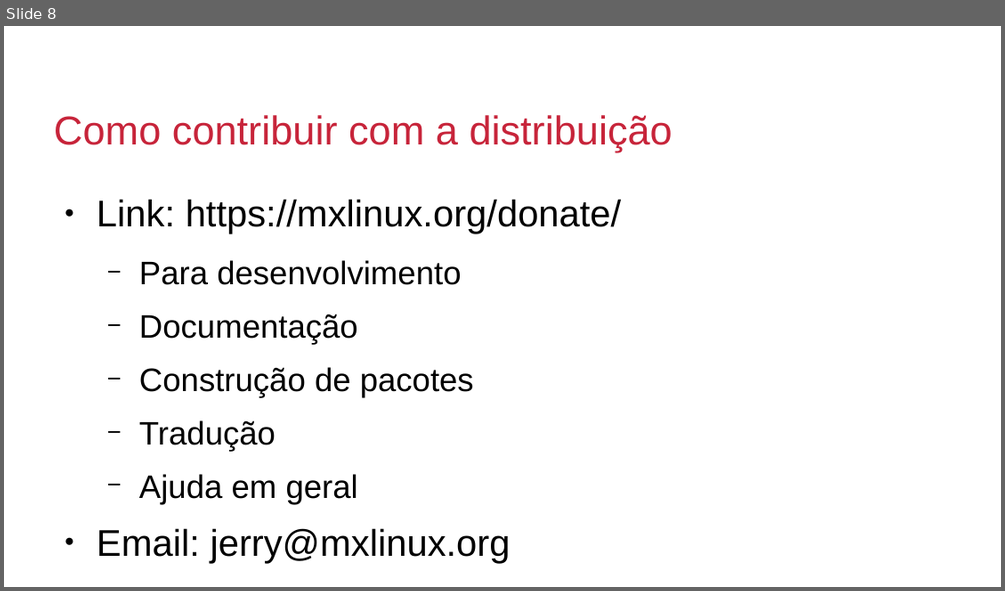
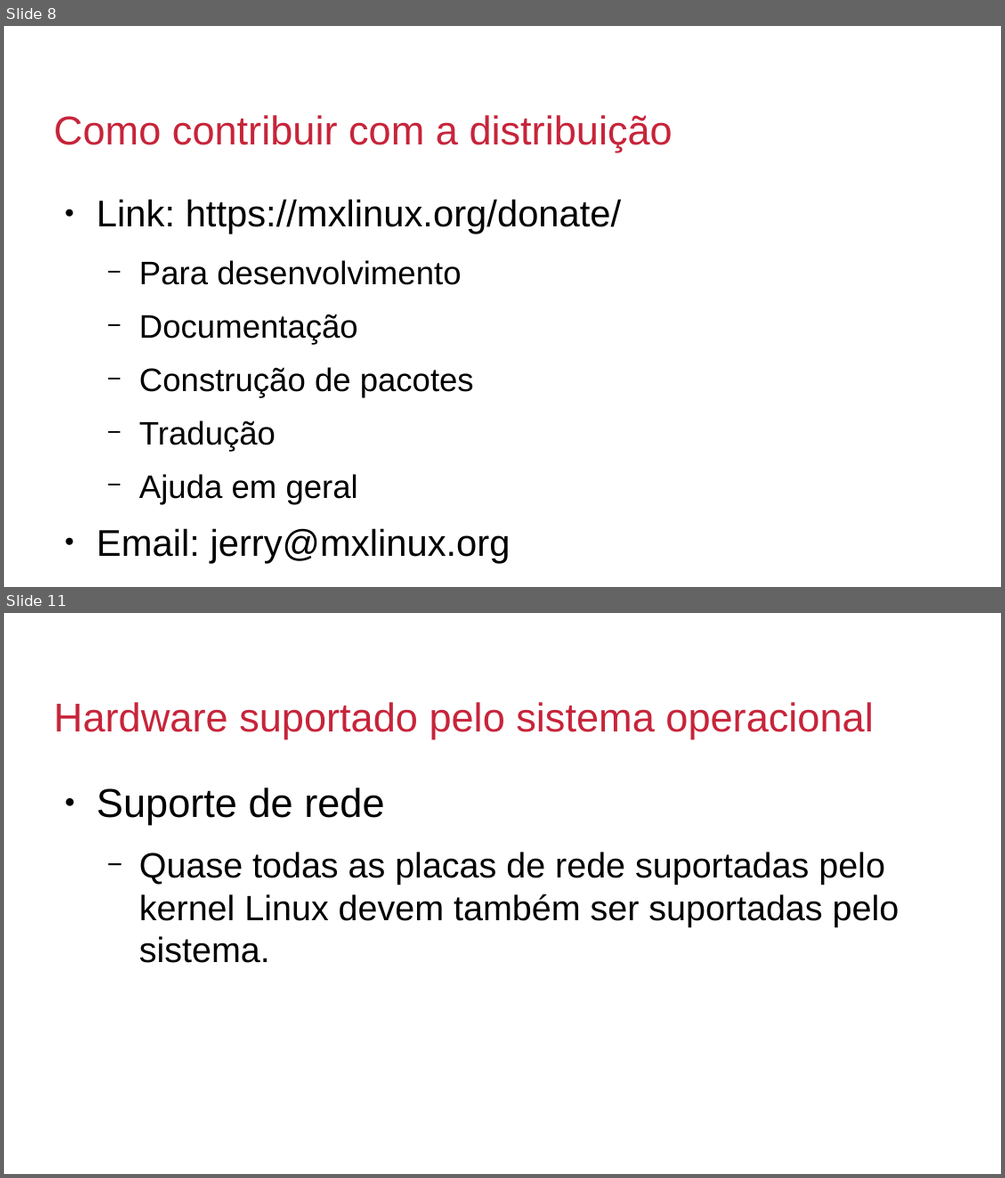
Before and after one commit to millerraycell/MillerRodrigo_Seminario_OS_rr_2019, a slide deck: apresentação.odp. Shown one above the other, each under a label of ours: slide 8 before the commit, slides 8 and 11 after it; the slides between them are not shown. The pictures are 1005x591 and 1005x1178 pixels, drawn with LibreOffice and Linux fonts; fonts in the diff are those of the drawing; background and template pictures are left out. Boxes give left, top, right and bottom in pixels: in the first picture for what was removed or moved away, otherwise in the second. Text is boxed around its words. In the diff, an @@ line names an element or a change of style, - is before the commit and + after.

Commit message:
Apresentação quase ok

```diff
--- a/apresentação.odp
+++ b/apresentação.odp
@@ slide 11 added at [4,613,1001,1174], background #FFFFFF; not listed: 3 template elements that a slide beside it also shows @@
@@ title added at [54,702,873,739], 32 pt, text #C7243A @@
+Hardware suportado pelo sistema operacional
@@ text added at [97,787,899,963], 28 pt, text #000000 @@
+● Suporte de rede
+  − Quase todas as placas de rede suportadas pelo kernel Linux devem também ser suportadas pelo sistema.
```
Also in this commit, not shown: 2 slides changed, 5 other slides added.
